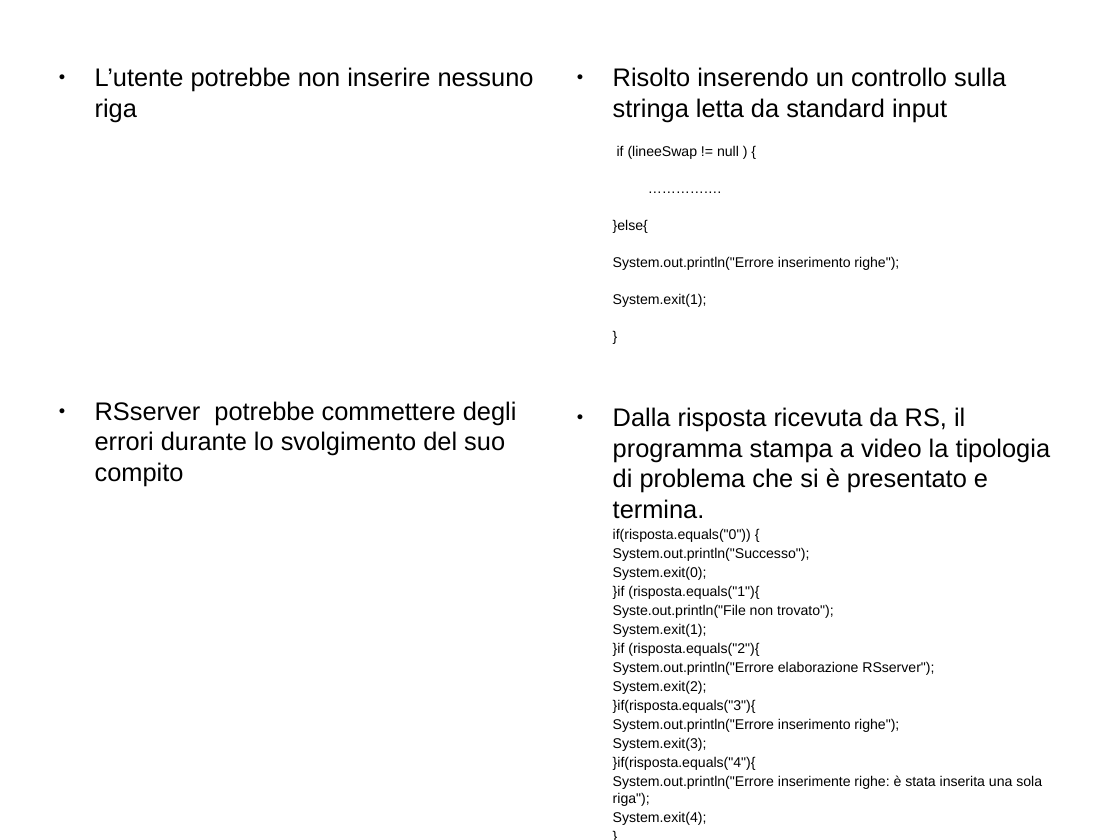
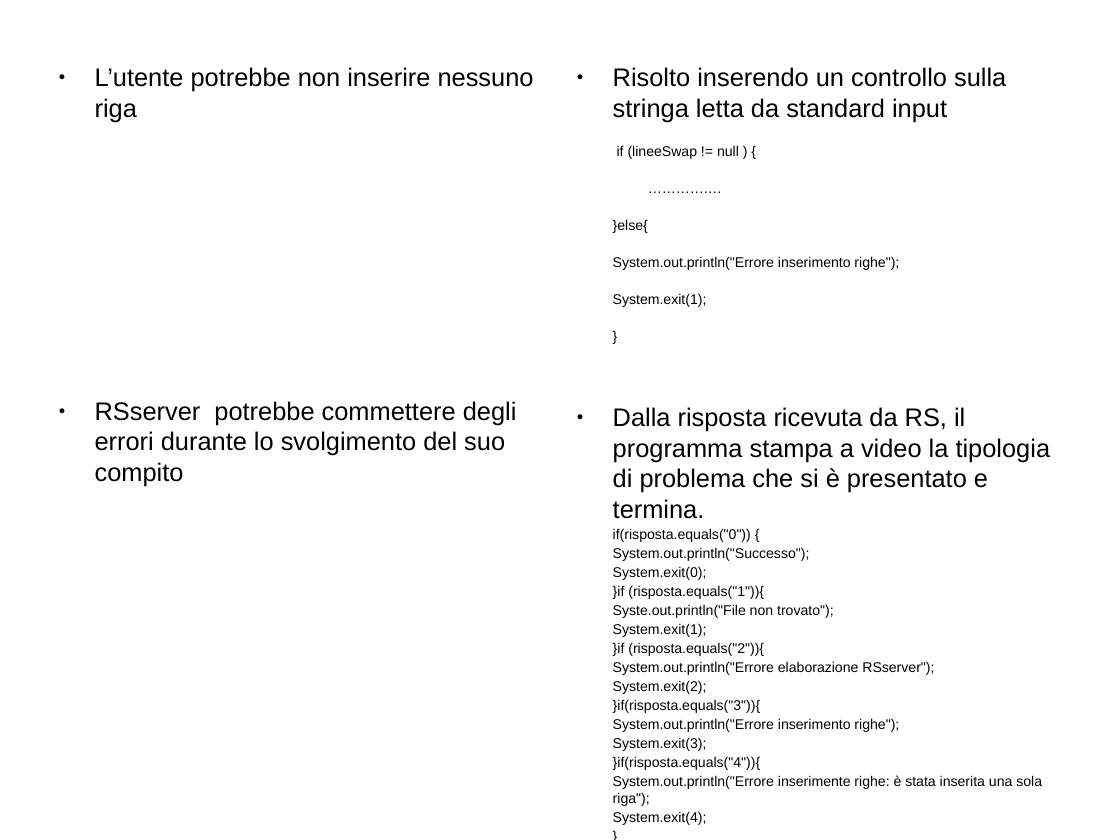
Before and after one commit to stefl3n/Esercitazione1, a slide deck: slide 11 of Presentazione/PRESENTAZIONE.odp. Drawn at 1120x840 pixels with LibreOffice and Linux fonts; fonts in the diff are those of the drawing. Boxes give left, top, right and bottom in pixels: in the first picture for what was removed or moved away, otherwise in the second. Text is boxed around its words. In the diff, an @@ line names an element or a change of style, - is before the commit and + after.

Commit message:
PRESENTAZIONE

```diff
--- a/Presentazione/PRESENTAZIONE.odp
+++ b/Presentazione/PRESENTAZIONE.odp
@@ text at bbox=[613, 585, 764, 599]: text changed @@
-}if (risposta.equals("1"){
+}if (risposta.equals("1")){
@@ text at bbox=[613, 642, 764, 656]: text changed @@
-}if (risposta.equals("2"){
+}if (risposta.equals("2")){
@@ text at bbox=[613, 699, 761, 713]: text changed @@
-}if(risposta.equals("3"){
+}if(risposta.equals("3")){
@@ text at bbox=[613, 756, 761, 770]: text changed @@
-}if(risposta.equals("4"){
+}if(risposta.equals("4")){
```
Also in this commit, not shown: 1 other slide changed, 1 other file.
